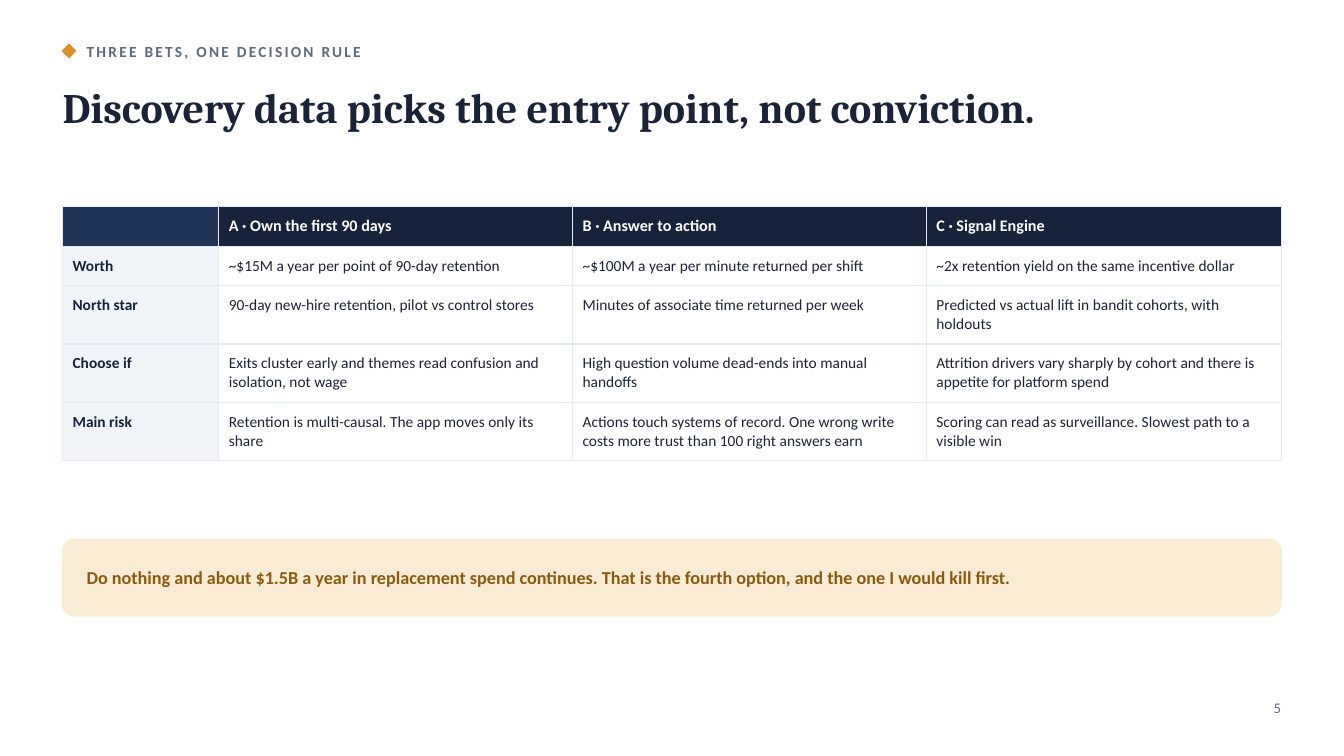
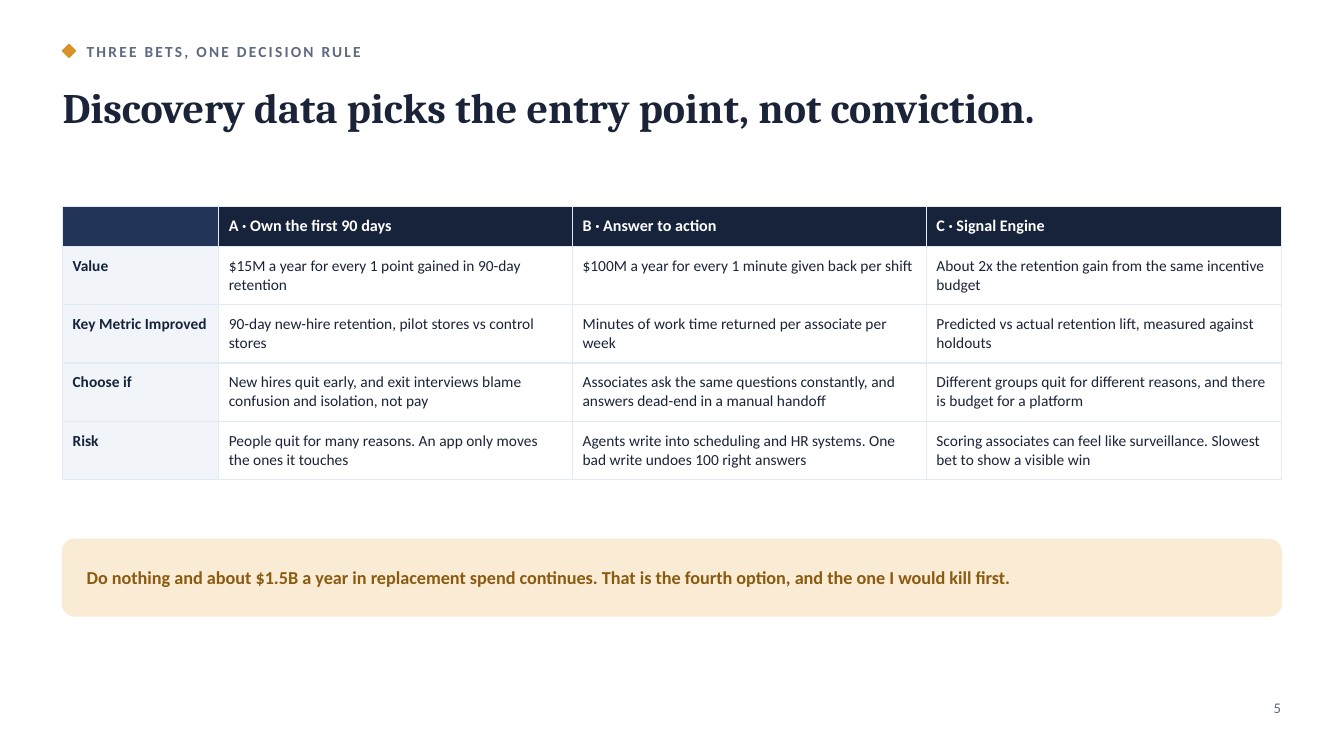
Before and after one commit to AllenHoem/walmart-sidekick-pm-framework, a slide deck: slide 5 of docs/sidekick-90-day-decision-deck.pptx. Drawn at 1344x756 pixels with LibreOffice and Linux fonts; fonts in the diff are those of the drawing. Boxes give left, top, right and bottom in pixels: in the first picture for what was removed or moved away, otherwise in the second. Text is boxed around its words. In the diff, an @@ line names an element or a change of style, - is before the commit and + after.

```diff
--- a/docs/sidekick-90-day-decision-deck.pptx
+++ b/docs/sidekick-90-day-decision-deck.pptx
@@ table at (63, 207, 1281, 472) @@
-row 2: Worth | ~$15M a year per point of 90-day retention | ~$100M a year per minute returned per shift | ~2x retention yield on the same incentive dollar
+row 2: Value | $15M a year for every 1 point gained in 90-day retention | $100M a year for every 1 minute given back per shift | About 2x the retention gain from the same incentive budget
-row 3: North star | 90-day new-hire retention, pilot vs control stores | Minutes of associate time returned per week | Predicted vs actual lift in bandit cohorts, with holdouts
+row 3: Key Metric Improved | 90-day new-hire retention, pilot stores vs control stores | Minutes of work time returned per associate per week | Predicted vs actual retention lift, measured against holdouts
-row 4: Choose if | Exits cluster early and themes read confusion and isolation, not wage | High question volume dead-ends into manual handoffs | Attrition drivers vary sharply by cohort and there is appetite for platform spend
+row 4: Choose if | New hires quit early, and exit interviews blame confusion and isolation, not pay | Associates ask the same questions constantly, and answers dead-end in a manual handoff | Different groups quit for different reasons, and there is budget for a platform
-row 5: Main risk | Retention is multi-causal. The app moves only its share | Actions touch systems of record. One wrong write costs more trust than 100 right answers earn | Scoring can read as surveillance. Slowest path to a visible win
+row 5: Risk | People quit for many reasons. An app only moves the ones it touches | Agents write into scheduling and HR systems. One bad write undoes 100 right answers | Scoring associates can feel like surveillance. Slowest bet to show a visible win
```
Also in this commit, not shown: 2 other files.
